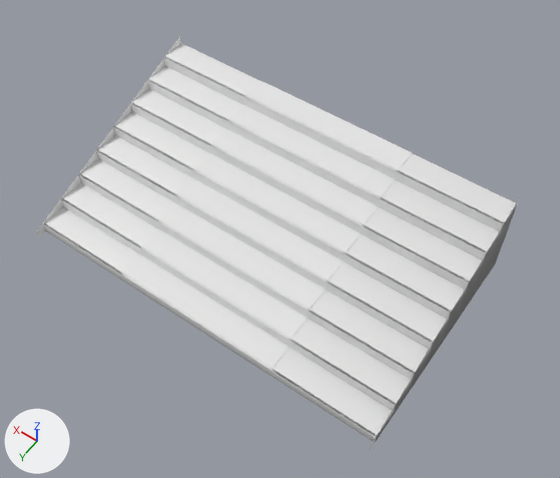
The glTF model wings/aria/models/stair.glb: old version first, new version second.
Rendered twice from a 50 mm lens placed at (-8.78, 8.1, 19.01), pointed at (-0.74, -3.16, 1.33). Lighting does not change. The marker at lower left points along +X, +Y and +Z. The picture after the commit comes second. Vertices at exactly the same position are counted once.

In view in the first picture: 'stair'.
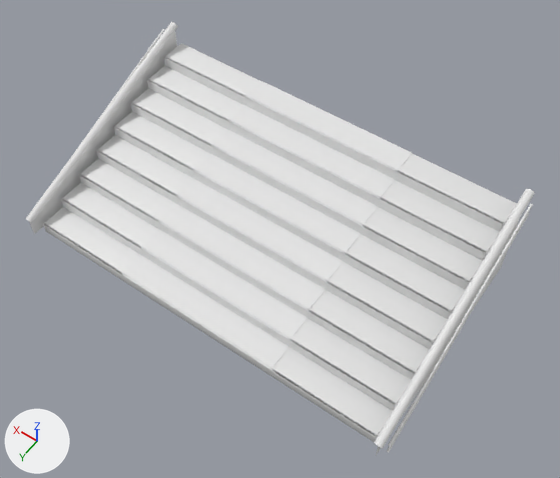
Where the change shows, as pixel boxes [x1, y1, x2, y2] in the pictures (560 x 478 px):
'stair', reshaped: before [37, 36, 519, 451]; after [26, 22, 535, 455]
part 1 of me_stair, added: after [374, 189, 535, 449]
part 2 of me_stair, added: after [26, 22, 178, 223]
part 3 of me_stair, built on: before [37, 36, 519, 451]; after [29, 29, 533, 455]

The edits, one by one:
Material 'gilt' (mat_gilt) is new.
Its base color is (0.8, 0.8, 0.8) (white #e7e7e7).
me_stair is used by ob_stair; location (0.0, 0.0, 0.0).
me_stair had 647 vertices, 1220 faces and spanned x -6.0..6.0, y -7.01..0.3, z 0.0..3.1.
me_stair now has 755 vertices, 1348 faces and spans x -6.44..6.44, y -7.04..0.34, z 0.0..3.57.
me_stair part 1: a new loose piece of 30 vertices spanning x -6.33..-6.07, y -7.04..0.34, z 0.53..3.57, in mat_gilt (white #e7e7e7).
me_stair part 2: a new loose piece of 30 vertices spanning x 6.07..6.33, y -7.04..0.34, z 0.53..3.57, in mat_gilt (white #e7e7e7).
Part 3, on me_stair:
8 vertices move from x -6.0..6.0, y -7.0..0.3, z 0.0..3.1 to x -6.2..6.2, y -7.0..0.3, z 0.0..3.45.
24 vertices are added at x -6.44..6.44, y -6.71..-6.69, z 2.95..3.38.
24 new vertices lie (0.0, 6.8, -2.8) away from vertices in x -6.44..6.44, y -6.71..-6.69, z 2.95..3.38.
48 new faces join them, mat_gilt (white #e7e7e7).
me_stair gains material mat_gilt (white #e7e7e7).
